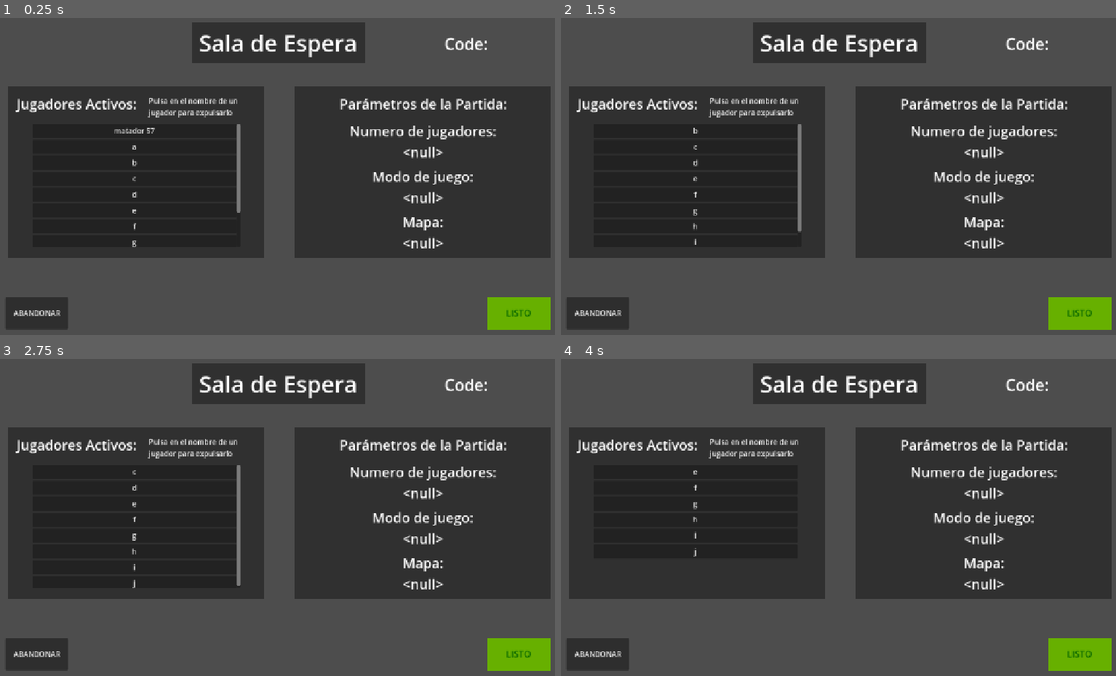
Above: before the commit, frames 1-4 (two rows, left to right).
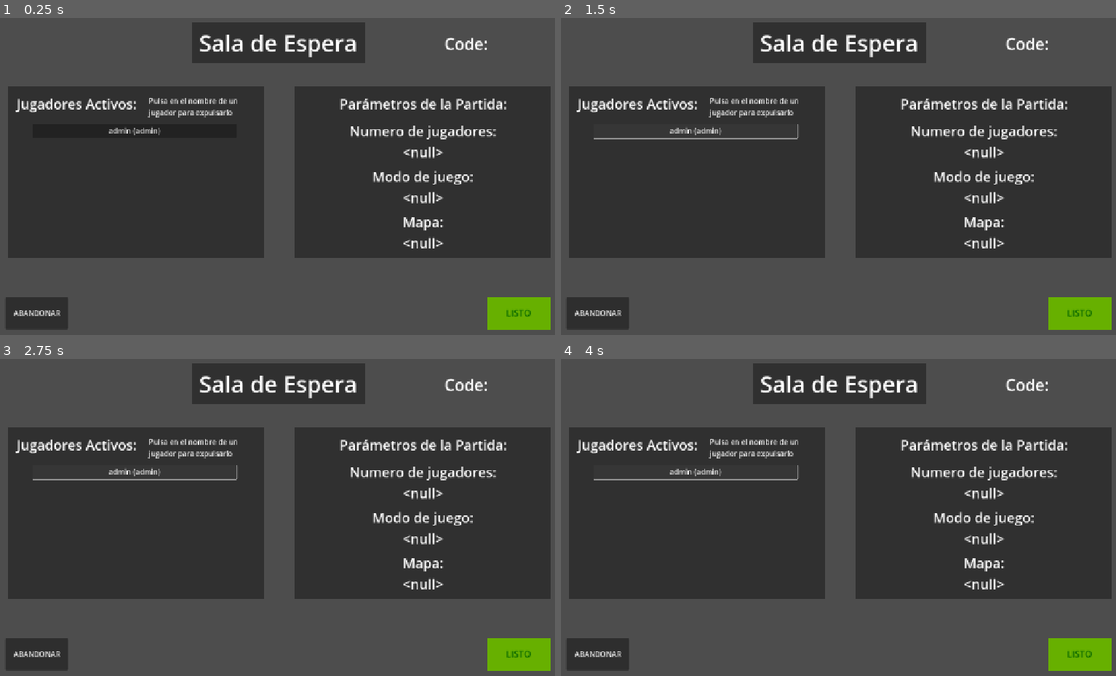
Above: after the commit, the same moments.

Repository: codemonsters/tag-of-war
Game: Godot game, scene res://screens/menu/sala_espera_admin.tscn
Same seed, same stepped clock (60 frames per second), same inputs: the game is played once before the commit and once after it. This scene is started directly instead of the project's main scene.
Inputs:
- Up to frame 1 (0.25 s): no input
- Up to frame 2 (1.5 s): click "matador 57" (after the commit: "admin (admin)") at 0.5 s; click "a" (after the commit: "admin (admin)") at 1.25 s
- Up to frame 3 (2.75 s): click "b" (after the commit: "admin (admin)") at 2 s
- Up to frame 4 (4 s): click "c" (after the commit: "admin (admin)") at 2.75 s; click "d" (after the commit: "admin (admin)") at 3.5 s

The runs differ from the first frame. In frame 1, 0.4% of the frame differs, in the area x 19-44%, y 33-73%; in frame 2, 0.6%; in frame 3, 0.7%, in the area x 5-44%, y 33-73%; in frame 4, 0.3%.

Commit message:
cambio en la lista de jugadores activos

Diff:
--- a/cliente/src/screens/menu/sala_espera_admin.gd
+++ b/cliente/src/screens/menu/sala_espera_admin.gd
@@ -4,7 +4,8 @@
 signal send_to_server(message: Variant)
 signal change_in_player_list(button)
 var valor_anterior = "LISTO"
-var player_names = ["matador 57", "a", "b", "c", "d", "e", "f", "g", "h", "i", "j"]
+var admin_name = "admin" + " (admin)"
+var player_names = [admin_name]
 
 # Called when the node enters the scene tree for the first time.
 func _ready() -> void:
@@ -45,8 +46,11 @@
 		valor_anterior = "LISTO"
 
 func _on_button_pressed(button: Button):
-	player_names.erase(button.text)
-	change_in_player_list.emit(button)
+	if button.text == admin_name:
+		pass
+	else:
+		player_names.erase(button.text)
+		change_in_player_list.emit(button)
 
 func _on_change_in_player_list(button) -> void:
 	for child in $PlayerListRect/ScrollContainer/VBoxContainer.get_children():
Not shown: 1 places in cliente/src/screens/menu/sala_espera_admin.tscn that only renumber resources
